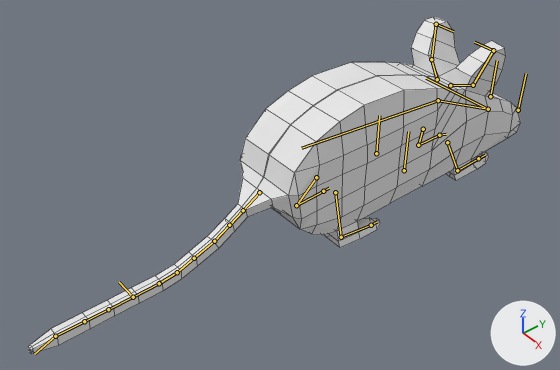
Renders of the Blender file Source/Blender Models/Mouse/MouseAnimated.blend from each side of a commit.
Both versions are drawn from a camera (50 mm lens) standing at (10.38, -9.7, 8.15) and looking at (0.75, -1.84, -1.08). The lights are fixed; the arrows at lower right show +X, +Y and +Z. The bones that bend it are drawn over the model as lines. Mesh edges are drawn as thin lines.

In view in the first picture: 'Body'.
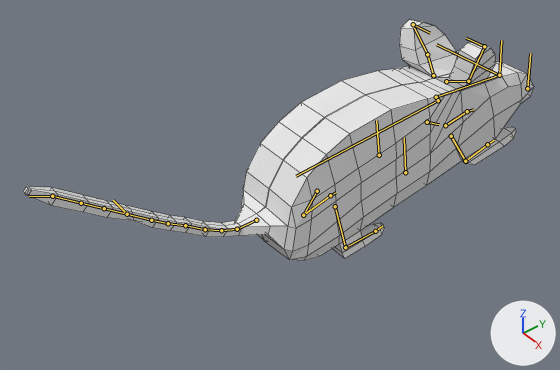
The newer file adds an action. The first version stands in its rest pose; the second is drawn at frame 34 of the action 'Attack_01'.

The edits, one by one:
Bone 'Bone.001' (bone_bone_001) moves from (0.0, 0.0, 0.0) to (0.03, -0.16, 0.08).
Bone 'Bone.001' (bone_bone_001) turns from (0, 0, 0) to (11, 1, -2) degrees about its own x, y and z.
Bone 'Bone.003' (bone_bone_003) moves from (0.0, 0.0, 0.0) to (0.04, -0.1, 0.96).
Bone 'Bone.003' (bone_bone_003) turns from (0, 0, 0) to (0, -11, -2) degrees about its own x, y and z.
Bone 'Bone.016' (bone_bone_016) moves from (0.0, 0.0, 0.0) to (0.13, -0.14, 0.03).
Bone 'Bone.016' (bone_bone_016) turns from (0, 0, 0) to (1, -2, -11) degrees about its own x, y and z.
Bone 'Bone.030' (bone_bone_030) moves from (0.0, 0.0, 0.0) to (-0.04, -0.88, 0.23).
Bone 'Bone.030' (bone_bone_030) turns from (0, 0, 0) to (-11, 0, -2) degrees about its own x, y and z.
Bone 'Bone.009' (bone_bone_009) moves from (0.0, 0.0, 0.0) to (0.19, 0.41, -0.1).
Bone 'Bone.009' (bone_bone_009) turns from (0, 0, 0) to (0, -2, -10) degrees about its own x, y and z.
Bone 'Bone.013' (bone_bone_013) moves from (0.0, 0.0, 0.0) to (0.13, 0.37, 0.25).
Bone 'Bone.013' (bone_bone_013) turns from (0, 0, 0) to (0, 6, -9) degrees about its own x, y and z.
Bone 'Bone.012' (bone_bone_012) moves from (0.0, 0.0, 0.0) to (-0.14, 0.38, 0.67).
Bone 'Bone.012' (bone_bone_012) turns from (0, 0, 0) to (11, 1, 2) degrees about its own x, y and z.
Bone 'Bone.031' (bone_bone_031) moves from (0.0, 0.0, 0.0) to (0.08, -0.28, -0.46).
Bone 'Bone.031' (bone_bone_031) turns from (0, 0, 0) to (-11, 0, -2) degrees about its own x, y and z.
Bone 'Bone.033' (bone_bone_033) moves from (0.0, 0.0, 0.0) to (0.11, 0.63, -0.05).
Bone 'Bone.033' (bone_bone_033) turns from (0, 0, 0) to (11, -2, 0) degrees about its own x, y and z.
Bone 'Bone.036' (bone_bone_036) moves from (0.0, 0.0, 0.0) to (-0.02, -0.1, -0.11).
Bone 'Bone.036' (bone_bone_036) turns from (0, 0, 0) to (11, -2, 0) degrees about its own x, y and z.
Bone 'Bone.039' (bone_bone_039) moves from (0.0, 0.0, 0.0) to (-0.02, 0.14, 0.3).
Bone 'Bone.039' (bone_bone_039) turns from (0, 0, 0) to (-11, 0, -2) degrees about its own x, y and z.
Bone 'Bone.040' (bone_bone_040) moves from (0.0, 0.0, 0.0) to (0.23, 0.23, 1.63).
Bone 'Bone.040' (bone_bone_040) turns from (0, 0, 0) to (0, -11, -2) degrees about its own x, y and z.
Bone 'Bone.005' (bone_bone_005) moves from (0.0, 0.0, 0.0) to (0.15, -0.04, 0.18).
Bone 'Bone.005' (bone_bone_005) turns from (0, 0, 0) to (4, -9, -5) degrees about its own x, y and z.
Bone 'Bone.006' (bone_bone_006) moves from (0.0, 0.0, 0.0) to (-0.2, 0.13, 0.17).
Bone 'Bone.006' (bone_bone_006) turns from (0, 0, 0) to (4, -4, 8) degrees about its own x, y and z.
Bone 'Bone.037' (bone_bone_037) moves from (0.0, 0.0, 0.0) to (0.82, 0.04, 0.24).
Bone 'Bone.037' (bone_bone_037) turns from (0, 0, 0) to (0, 11, -2) degrees about its own x, y and z.

Boxes (x1, y1, x2, y2) around the edits, measured in the pictures (560 x 370 px):
'Body', posed (28% shorter): before (28, 17, 521, 354); after (23, 19, 534, 261)
bone 'Bone.001', root to tip: before (438, 100) to (488, 109); after (436, 97) to (501, 74)
bone 'Bone.003', root to tip: before (488, 109) to (426, 78); after (499, 75) to (436, 44)
bone 'Bone.016', root to tip: before (423, 129) to (418, 145); after (427, 122) to (439, 124)
bone 'Bone.009', root to tip: before (316, 177) to (296, 205); after (317, 191) to (303, 215)
bone 'Bone.013', root to tip: before (335, 192) to (341, 237); after (335, 206) to (345, 247)
bone 'Bone.012', root to tip: before (259, 192) to (243, 210); after (256, 220) to (237, 229)
bone 'Bone.033', root to tip: before (490, 96) to (497, 60); after (499, 75) to (501, 40)
bone 'Bone.036', root to tip: before (376, 153) to (379, 115); after (379, 155) to (376, 120)
bone 'Bone.039', root to tip: before (438, 100) to (301, 148); after (438, 100) to (296, 176)
bone 'Bone.040', root to tip: before (133, 297) to (119, 282); after (127, 214) to (113, 200)
bone 'Bone.005', root to tip: before (437, 79) to (431, 59); after (433, 75) to (427, 54)
bone 'Bone.006', root to tip: before (431, 59) to (436, 24); after (427, 54) to (414, 28)
bone 'Bone.037', root to tip: before (436, 24) to (453, 31); after (413, 24) to (430, 33)
